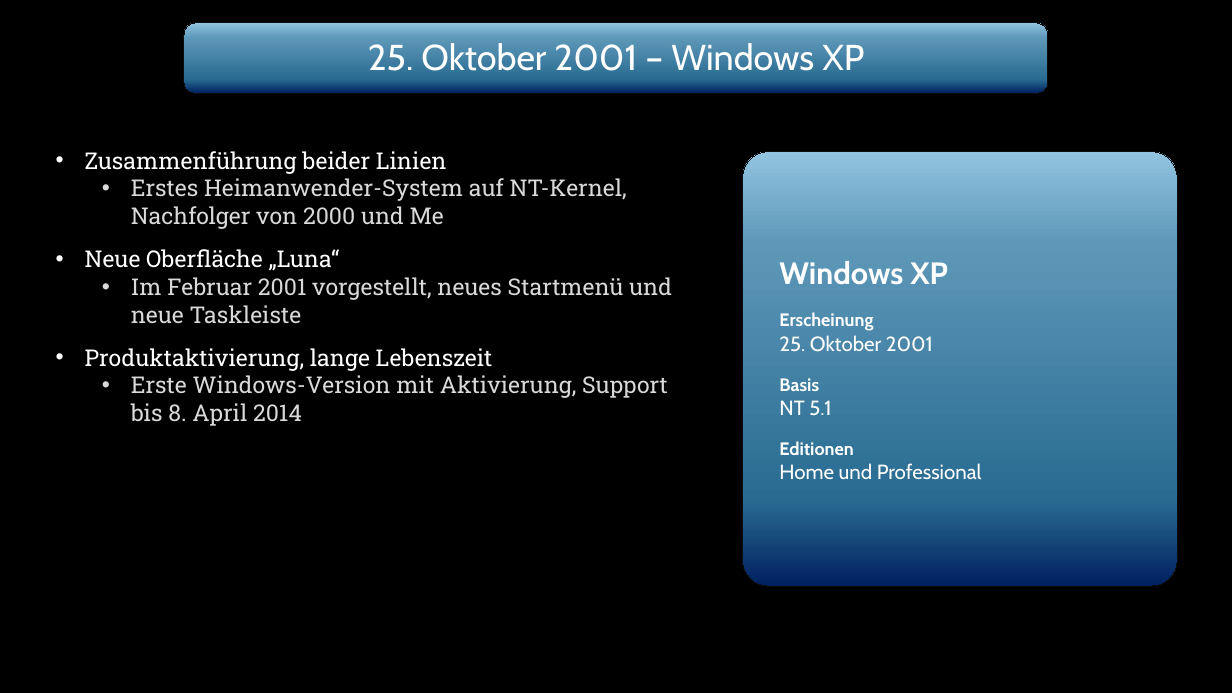
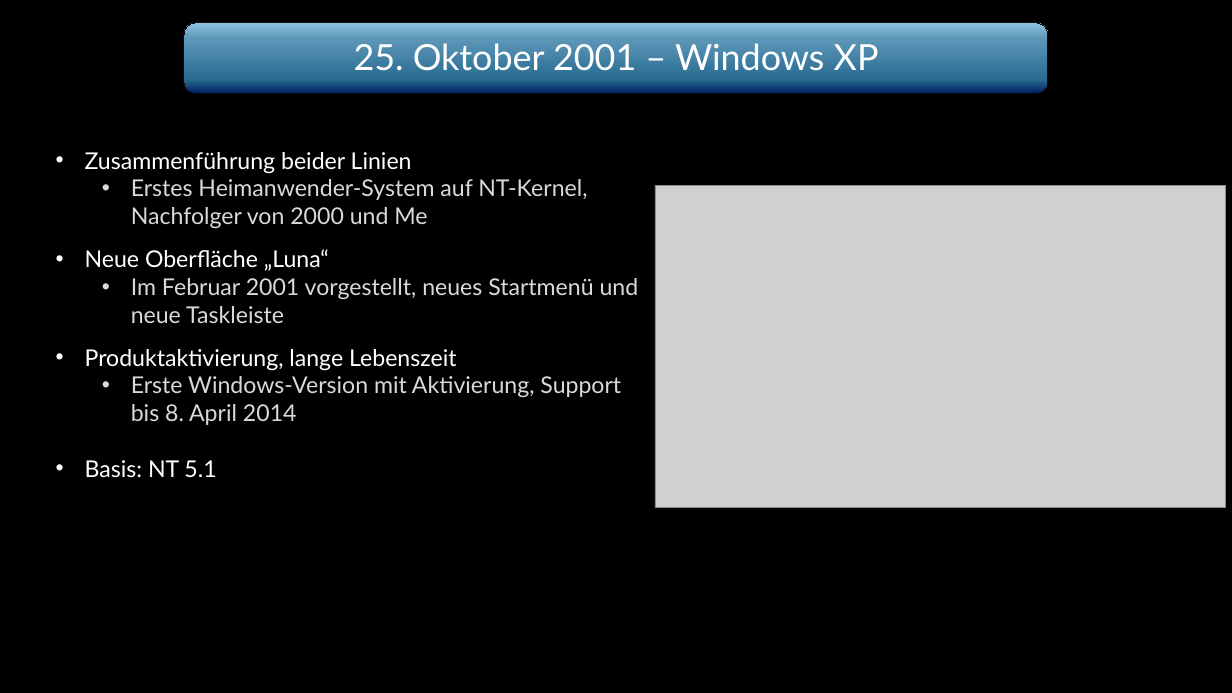
Before and after one commit to Wummy01/Wummy101010, a slide deck: slide 9 of Windows_Praesentation_Donnerstag.pptx. Drawn at 1232x693 pixels with LibreOffice and Linux fonts; fonts in the diff are those of the drawing; grey boxes stand for pictures; background and template pictures are left out. Boxes give left, top, right and bottom in pixels: in the first picture for what was removed or moved away, otherwise in the second. Text is boxed around its words. In the diff, an @@ line names an element or a change of style, - is before the commit and + after.

```diff
--- a/Windows_Praesentation_Donnerstag.pptx
+++ b/Windows_Praesentation_Donnerstag.pptx
@@ text "25. Oktober 2001 – Windows ..." at (x1=354, y1=43, x2=879, y2=70): font Cabin to Lato @@
@@ text at (x1=85, y1=152, x2=639, y2=425): font Roboto Slab to Lato @@
@@ rounded rectangle removed at (x1=743, y1=152, x2=1177, y2=586) @@
-Windows XP
-Erscheinung
-25. Oktober 2001
-Basis
-NT 5.1
-Editionen
-Home und Professional
@@ picture added at (x1=655, y1=186, x2=1226, y2=507) @@
@@ text at (x1=85, y1=460, x2=216, y2=478): paragraph added @@
+• Basis: NT 5.1
```
Also in this commit, not shown: 17 other slides changed.
